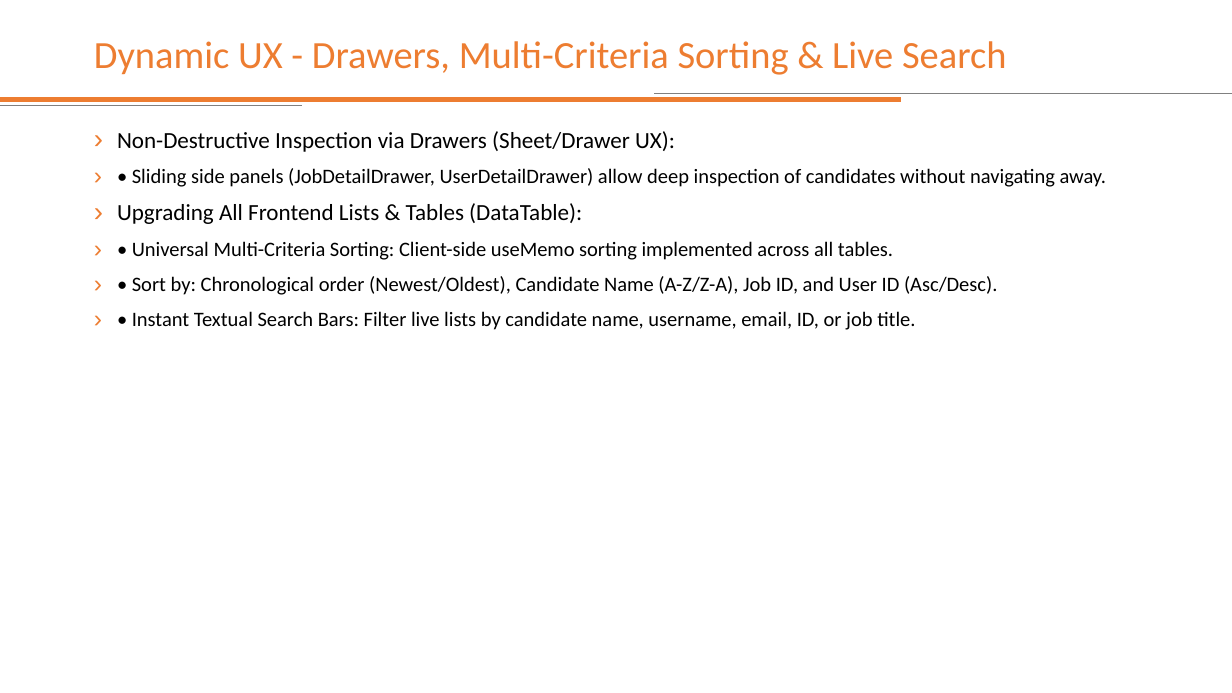
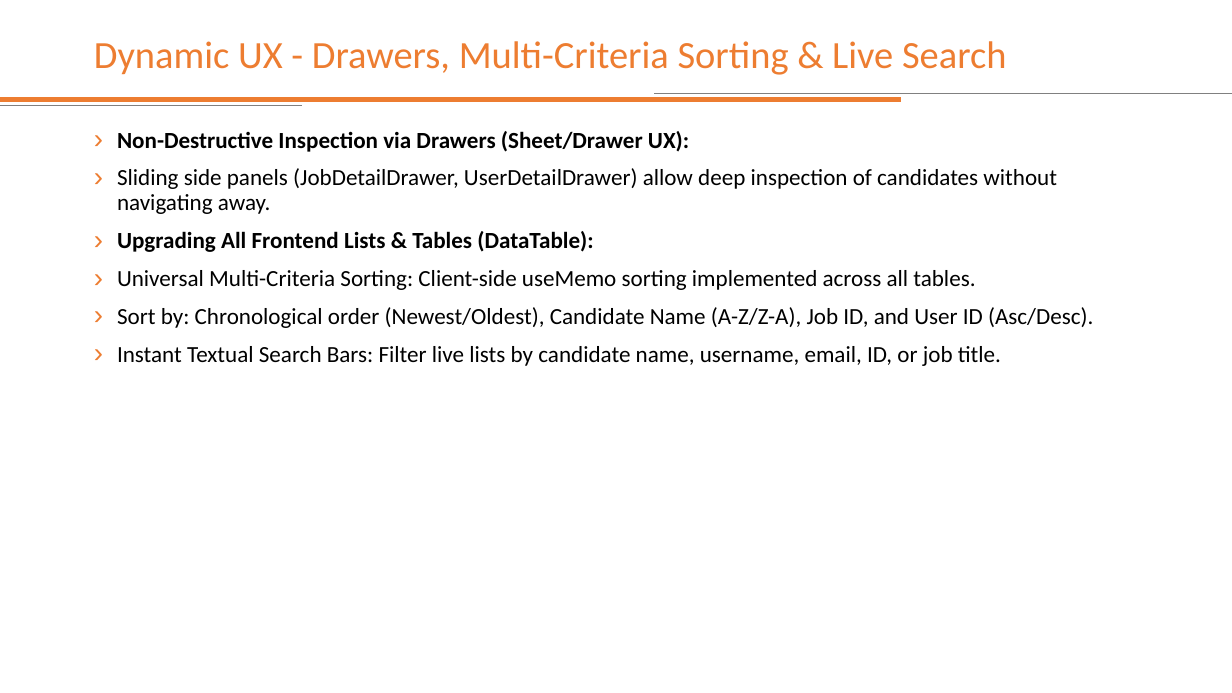
Before and after one commit to mattpat48/springboot-microservices-development, a slide deck: slide 62 of 8_3 - Developing Microservices - Complete_Edition.pptx. Drawn at 1232x693 pixels with LibreOffice and Linux fonts; fonts in the diff are those of the drawing. Boxes give left, top, right and bottom in pixels: in the first picture for what was removed or moved away, otherwise in the second. Text is boxed around its words. In the diff, an @@ line names an element or a change of style, - is before the commit and + after.

```diff
--- a/8_3 - Developing Microservices - Complete_Edition.pptx
+++ b/8_3 - Developing Microservices - Complete_Edition.pptx
@@ text at (117,131,689,252): bold on in "Non-Destructive Inspection via Drawers (Sheet/Drawer UX):", "Upgrading All Frontend Lists & Tables (DataTable):" @@
@@ text at (117,168,1057,214): text changed; size 16 to 18 pt @@
-› • Sliding side panels (JobDetailDrawer, UserDetailDrawer) allow deep inspection of candidates without navigating away.
+› Sliding side panels (JobDetailDrawer, UserDetailDrawer) allow deep inspection of candidates without navigating away.
@@ text at (117,270,1093,366): text changed; size 16 to 18 pt @@
-› • Universal Multi-Criteria Sorting: Client-side useMemo sorting implemented across all tables.
-› • Sort by: Chronological order (Newest/Oldest), Candidate Name (A-Z/Z-A), Job ID, and User ID (Asc/Desc).
-› • Instant Textual Search Bars: Filter live lists by candidate name, username, email, ID, or job title.
+› Universal Multi-Criteria Sorting: Client-side useMemo sorting implemented across all tables.
+› Sort by: Chronological order (Newest/Oldest), Candidate Name (A-Z/Z-A), Job ID, and User ID (Asc/Desc).
+› Instant Textual Search Bars: Filter live lists by candidate name, username, email, ID, or job title.
```
Also in this commit, not shown: 12 other slides changed.
